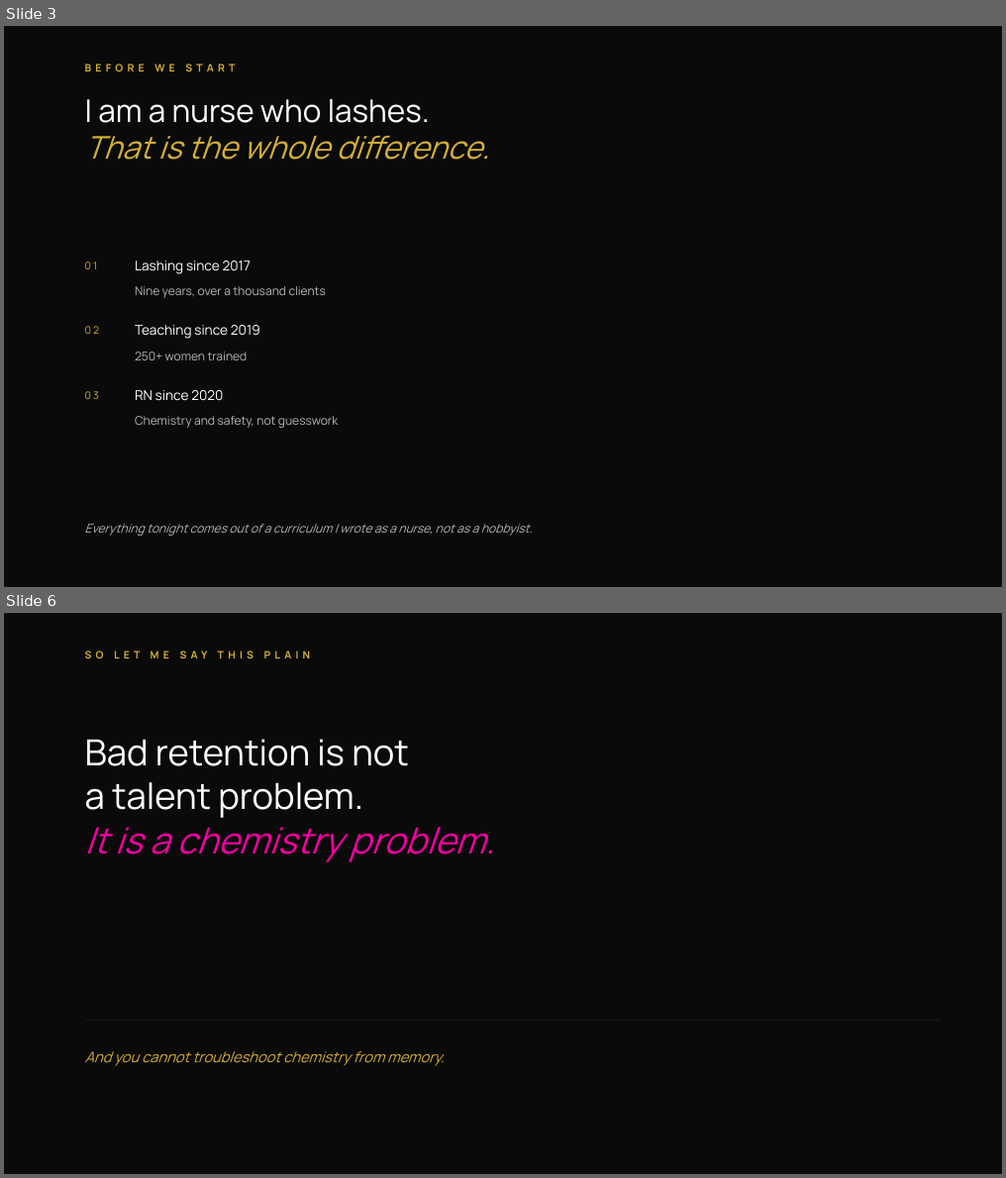
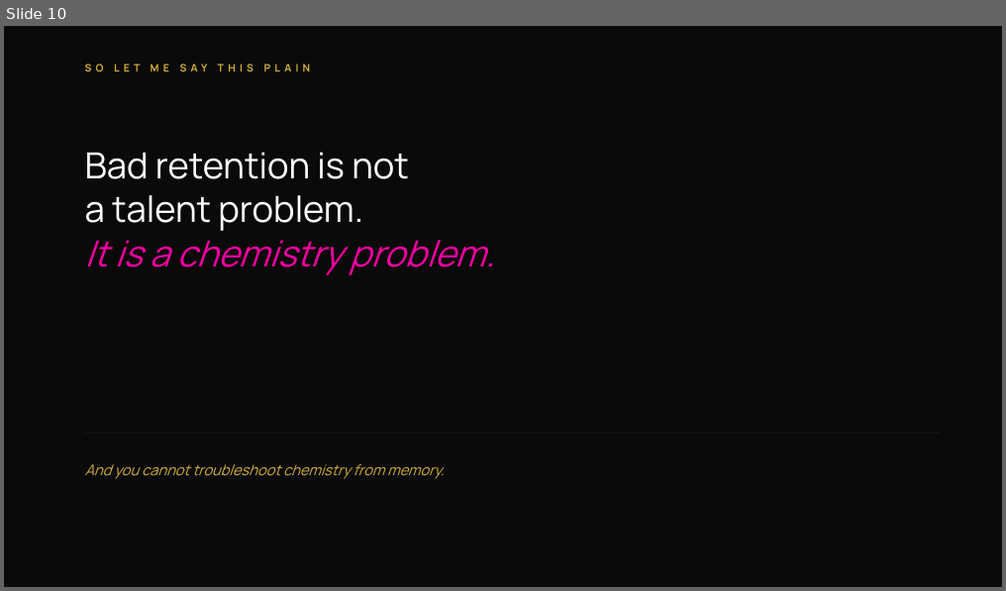
Before and after one commit to destynibeauty-creator/RLU-OFFER, a slide deck: slides/The-Retention-Room.pptx. Shown one above the other, each under a label of ours: slides 3 and 6 before the commit, slide 10 after it; the slides between them are not shown. The pictures are 1006x1178 and 1006x591 pixels, drawn with LibreOffice and Linux fonts; fonts in the diff are those of the drawing. Boxes give left, top, right and bottom in pixels: in the first picture for what was removed or moved away, otherwise in the second. Text is boxed around its words. In the diff, an @@ line names an element or a change of style, - is before the commit and + after.

```diff
--- a/slides/The-Retention-Room.pptx
+++ b/slides/The-Retention-Room.pptx
@@ slide 3 removed at [4, 26, 1002, 587], background #0A0A0A @@
@@ text removed at [154, 64, 235, 72] @@
-BEFORE WE START
@@ text removed at [85, 99, 489, 160] @@
-I am a nurse who lashes.
-That is the whole difference.
@@ text removed at [85, 262, 98, 270] @@
-01
@@ text removed at [135, 261, 251, 274] @@
-Lashing since 2017
@@ text removed at [135, 286, 326, 298] @@
-Nine years, over a thousand clients
@@ text removed at [85, 326, 99, 334] @@
-02
@@ text removed at [135, 325, 260, 339] @@
-Teaching since 2019
@@ text removed at [135, 352, 248, 361] @@
-250+ women trained
@@ text removed at [85, 391, 99, 399] @@
-03
@@ text removed at [135, 390, 223, 401] @@
-RN since 2020
@@ text removed at [135, 416, 338, 428] @@
-Chemistry and safety, not guesswork
@@ text removed at [85, 524, 533, 536] @@
-Everything tonight comes out of a curriculum I wrote as a nurse, not as a hobbyist.
@@ what was slide 6 is now slide 10 @@
```
Also in this commit, not shown: 19 slides changed, 7 slides added, 26 other files.
